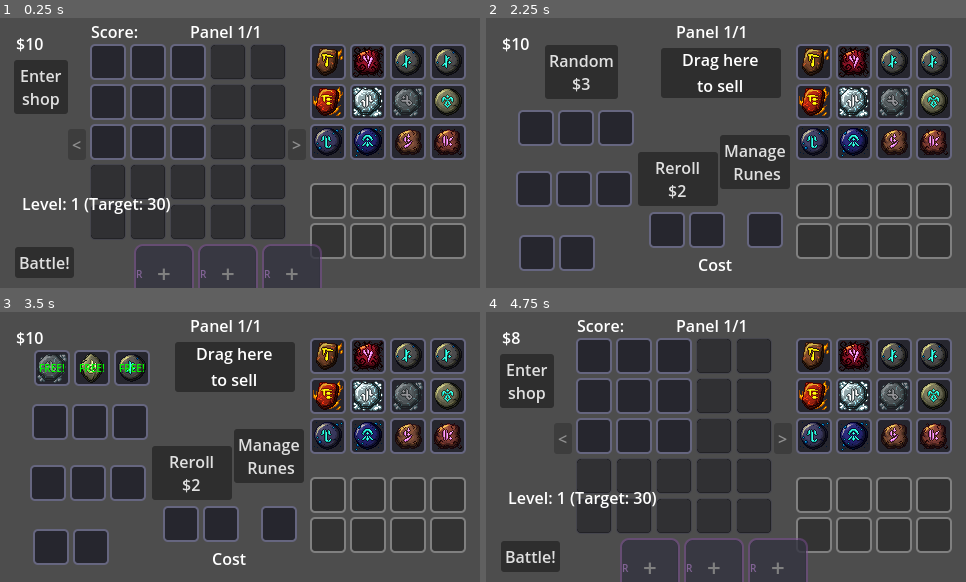
Above: before the commit, frames 1-4 (two rows, left to right).
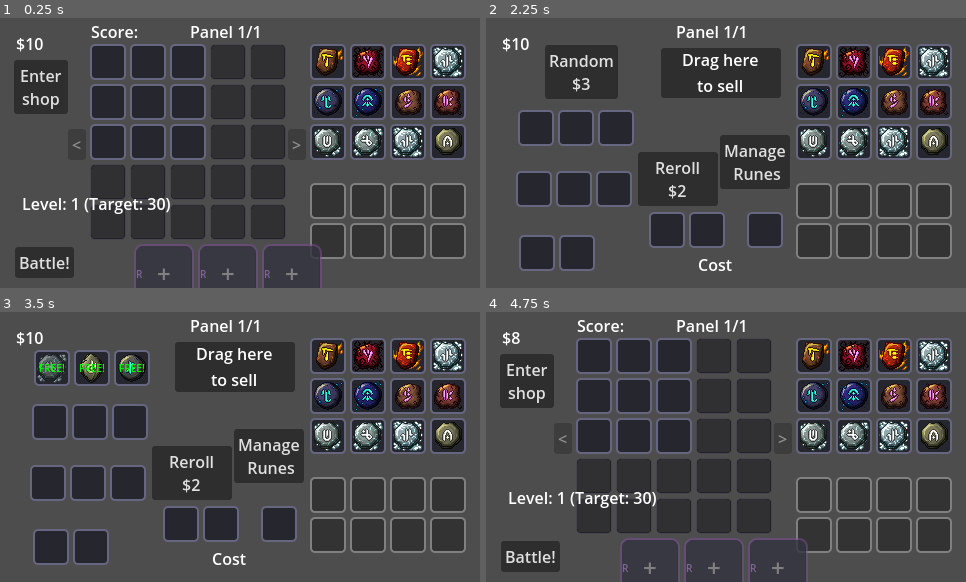
Above: after the commit, the same moments.

Repository: RenatoAAB/Runes
Game: Godot game, scene res://scenes/main.tscn
The game is run twice, just before and just after one commit, with the same random seed, the same clock (stepped at 60 frames per second) and the same inputs.
Inputs:
- Up to frame 1 (0.25 s): no input
- Up to frame 2 (2.25 s): click "Enter shop" at 0.5 s; click "Manage Runes" at 1.25 s; click "Enter shop" at 2 s
- Up to frame 3 (3.5 s): click "Random $3" at 2.75 s
- Up to frame 4 (4.75 s): click "Reroll $2" at 3.5 s; click "Manage Runes" at 4.25 s

The runs differ from the first frame. In frame 1, 4.7% of the frame differs, in the area x 65-97%, y 10-52%; in frame 2, 4.7%; in frame 3, 4.7%; in frame 4, 4.7%.

Commit message:
djinn, tempo e golem

Diff:
--- /dev/null
+++ b/resources/effects/conditions/condition_last_was_air.tres
@@ -0,0 +1,7 @@
+[gd_resource type="Resource" script_class="ConditionLastActivatedElement" load_steps=2 format=3]
+
+[ext_resource type="Script" path="res://scripts/data/effects/conditions/condition_last_activated_element.gd" id="1_cond"]
+
+[resource]
+script = ExtResource("1_cond")
+required_element = 3
--- /dev/null
+++ b/resources/effects/effect_djinn_spawn_air.tres
@@ -0,0 +1,13 @@
+[gd_resource type="Resource" script_class="RuneEffect" load_steps=5 format=3]
+
+[ext_resource type="Script" path="res://scripts/data/rune_effect.gd" id="1_effect"]
+[ext_resource type="Resource" path="res://resources/effects/conditions/condition_last_was_air.tres" id="2_cond"]
+[ext_resource type="Resource" path="res://resources/effects/targets/target_empty_random.tres" id="3_target"]
+[ext_resource type="Resource" path="res://resources/effects/payloads/payload_create_pure_air_plus_activation.tres" id="4_payload"]
+
+[resource]
+script = ExtResource("1_effect")
+trigger = 0
+condition = ExtResource("2_cond")
+target = ExtResource("3_target")
+payload = ExtResource("4_payload")
--- a/resources/effects/effect_empathy_repeat_previous.tres
+++ b/resources/effects/effect_empathy_repeat_previous.tres
@@ -1,13 +1,12 @@
-[gd_resource type="Resource" script_class="RuneEffect" load_steps=4 format=3]
+[gd_resource type="Resource" script_class="RuneEffect" load_steps=5 format=3 uid="uid://bgwp74ujrewqu"]
 
-[ext_resource type="Script" path="res://scripts/data/rune_effect.gd" id="1_effect"]
-[ext_resource type="Resource" path="res://resources/effects/conditions/condition_always.tres" id="2_cond"]
-[ext_resource type="Resource" path="res://resources/effects/targets/target_sequence_previous.tres" id="3_target"]
+[ext_resource type="Script" uid="uid://dpxjxr3dyc4i0" path="res://scripts/data/rune_effect.gd" id="1_effect"]
+[ext_resource type="Resource" uid="uid://g3tyvvr22v14" path="res://resources/effects/conditions/condition_always.tres" id="2_cond"]
+[ext_resource type="Resource" uid="uid://bgcou78o80wx6" path="res://resources/effects/targets/target_sequence_previous.tres" id="3_target"]
 [ext_resource type="Resource" path="res://resources/effects/payloads/payload_copy_previous_rune_effects.tres" id="4_payload"]
 
 [resource]
 script = ExtResource("1_effect")
-trigger = 0
 condition = ExtResource("2_cond")
 target = ExtResource("3_target")
 payload = ExtResource("4_payload")
--- /dev/null
+++ b/resources/effects/effect_golem_create_earth.tres
@@ -0,0 +1,13 @@
+[gd_resource type="Resource" script_class="RuneEffect" load_steps=5 format=3]
+
+[ext_resource type="Script" path="res://scripts/data/rune_effect.gd" id="1_effect"]
+[ext_resource type="Resource" path="res://resources/effects/conditions/condition_is_corner.tres" id="2_cond"]
+[ext_resource type="Resource" path="res://resources/effects/targets/target_empty_random.tres" id="3_target"]
+[ext_resource type="Resource" path="res://resources/effects/payloads/payload_create_pure_earth_if_empty.tres" id="4_payload"]
+
+[resource]
+script = ExtResource("1_effect")
+trigger = 0
+condition = ExtResource("2_cond")
+target = ExtResource("3_target")
+payload = ExtResource("4_payload")
--- a/resources/effects/effect_nymph_spawn_water.tres
+++ b/resources/effects/effect_nymph_spawn_water.tres
@@ -1,13 +1,12 @@
-[gd_resource type="Resource" script_class="RuneEffect" load_steps=4 format=3]
+[gd_resource type="Resource" script_class="RuneEffect" load_steps=5 format=3 uid="uid://cq1pqx2udslod"]
 
-[ext_resource type="Script" path="res://scripts/data/rune_effect.gd" id="1_effect"]
-[ext_resource type="Resource" path="res://resources/effects/conditions/condition_always.tres" id="2_cond"]
+[ext_resource type="Script" uid="uid://dpxjxr3dyc4i0" path="res://scripts/data/rune_effect.gd" id="1_effect"]
+[ext_resource type="Resource" uid="uid://g3tyvvr22v14" path="res://resources/effects/conditions/condition_always.tres" id="2_cond"]
 [ext_resource type="Resource" path="res://resources/effects/targets/target_below.tres" id="3_target"]
-[ext_resource type="Resource" path="res://resources/effects/payloads/payload_create_pure_water_if_empty.tres" id="4_payload"]
+[ext_resource type="Resource" uid="uid://cp4e6etqfn83s" path="res://resources/effects/payloads/payload_create_pure_water_if_empty.tres" id="4_payload"]
 
 [resource]
 script = ExtResource("1_effect")
-trigger = 0
 condition = ExtResource("2_cond")
 target = ExtResource("3_target")
 payload = ExtResource("4_payload")
--- /dev/null
+++ b/resources/effects/effect_tempo_jump_previous_air.tres
@@ -0,0 +1,13 @@
+[gd_resource type="Resource" script_class="RuneEffect" load_steps=5 format=3]
+
+[ext_resource type="Script" path="res://scripts/data/rune_effect.gd" id="1_effect"]
+[ext_resource type="Resource" path="res://resources/effects/conditions/condition_always.tres" id="2_cond"]
+[ext_resource type="Resource" path="res://resources/effects/targets/target_self.tres" id="3_target"]
+[ext_resource type="Resource" path="res://resources/effects/payloads/payload_move_reader_previous_air.tres" id="4_payload"]
+
+[resource]
+script = ExtResource("1_effect")
+trigger = 0
+condition = ExtResource("2_cond")
+target = ExtResource("3_target")
+payload = ExtResource("4_payload")
--- a/resources/effects/payloads/payload_copy_previous_rune_effects.tres
+++ b/resources/effects/payloads/payload_copy_previous_rune_effects.tres
@@ -1,6 +1,6 @@
-[gd_resource type="Resource" script_class="PayloadCopyPreviousRuneEffects" load_steps=2 format=3]
+[gd_resource type="Resource" script_class="PayloadCopyPreviousRuneEffects" load_steps=2 format=3 uid="uid://c2tjrc488m54b"]
 
-[ext_resource type="Script" path="res://scripts/data/effects/payloads/payload_copy_previous_rune_effects.gd" id="1_payload"]
+[ext_resource type="Script" uid="uid://dierpc614hl3s" path="res://scripts/data/effects/payloads/payload_copy_previous_rune_effects.gd" id="1_payload"]
 
 [resource]
 script = ExtResource("1_payload")
--- /dev/null
+++ b/resources/effects/payloads/payload_create_pure_air_plus_activation.tres
@@ -0,0 +1,8 @@
+[gd_resource type="Resource" script_class="PayloadCreatePureElementIfEmpty" load_steps=2 format=3]
+
+[ext_resource type="Script" path="res://scripts/data/effects/payloads/payload_create_pure_element_if_empty.gd" id="1_script"]
+
+[resource]
+script = ExtResource("1_script")
+element = 3
+activation_bonus = 1
--- /dev/null
+++ b/resources/effects/payloads/payload_create_pure_earth_if_empty.tres
@@ -0,0 +1,8 @@
+[gd_resource type="Resource" script_class="PayloadCreatePureElementIfEmpty" load_steps=2 format=3]
+
+[ext_resource type="Script" path="res://scripts/data/effects/payloads/payload_create_pure_element_if_empty.gd" id="1_script"]
+
+[resource]
+script = ExtResource("1_script")
+element = 2
+activation_bonus = 0
--- a/resources/effects/payloads/payload_create_pure_water_if_empty.tres
+++ b/resources/effects/payloads/payload_create_pure_water_if_empty.tres
@@ -1,6 +1,6 @@
-[gd_resource type="Resource" script_class="PayloadCreatePureWaterIfEmpty" load_steps=2 format=3]
+[gd_resource type="Resource" script_class="PayloadCreatePureWaterIfEmpty" load_steps=2 format=3 uid="uid://cp4e6etqfn83s"]
 
-[ext_resource type="Script" path="res://scripts/data/effects/payloads/payload_create_pure_water_if_empty.gd" id="1_payload"]
+[ext_resource type="Script" uid="uid://ckp6r3oh82nav" path="res://scripts/data/effects/payloads/payload_create_pure_water_if_empty.gd" id="1_payload"]
 
 [resource]
 script = ExtResource("1_payload")
--- /dev/null
+++ b/resources/effects/payloads/payload_move_reader_previous_air.tres
@@ -0,0 +1,11 @@
+[gd_resource type="Resource" script_class="PayloadMoveReaderDynamic" load_steps=2 format=3]
+
+[ext_resource type="Script" path="res://scripts/data/effects/payloads/payload_move_reader_dynamic.gd" id="1_script"]
+
+[resource]
+script = ExtResource("1_script")
+mode = 3
+previous_element_target = 3
+steps = 1
+adjacent_include_diagonals = false
+adjacent_filter_elements = Array[int]([])
--- /dev/null
+++ b/resources/effects/targets/target_empty_random.tres
@@ -0,0 +1,7 @@
+[gd_resource type="Resource" script_class="TargetEmptyInPanel" load_steps=2 format=3]
+
+[ext_resource type="Script" path="res://scripts/data/effects/targets/target_empty_in_panel.gd" id="1_empty"]
+
+[resource]
+script = ExtResource("1_empty")
+selection_mode = 2
--- a/resources/effects/targets/target_sequence_previous.tres
+++ b/resources/effects/targets/target_sequence_previous.tres
@@ -1,8 +1,7 @@
-[gd_resource type="Resource" script_class="TargetSequence" load_steps=2 format=3]
+[gd_resource type="Resource" script_class="TargetSequence" load_steps=2 format=3 uid="uid://bgcou78o80wx6"]
 
-[ext_resource type="Script" path="res://scripts/data/effects/targets/target_sequence.gd" id="1_seq"]
+[ext_resource type="Script" uid="uid://bvced2a3hxdkj" path="res://scripts/data/effects/targets/target_sequence.gd" id="1_seq"]
 
 [resource]
 script = ExtResource("1_seq")
 direction = 0
-include_self = false
--- a/resources/runes/uncommon/rune_djinn.tres
+++ b/resources/runes/uncommon/rune_djinn.tres
@@ -1,14 +1,15 @@
-[gd_resource type="Resource" script_class="RuneData" load_steps=4 format=3 uid="uid://c4ubr7pti7rf5"]
+[gd_resource type="Resource" script_class="RuneData" load_steps=5 format=3]
 
-[ext_resource type="Script" uid="uid://s48ipf5uo7mv" path="res://scripts/data/rune_data.gd" id="1_data"]
-[ext_resource type="Script" uid="uid://dpxjxr3dyc4i0" path="res://scripts/data/rune_effect.gd" id="1_g84tr"]
-[ext_resource type="Resource" path="res://resources/effects/effect_score_30_if_4_distinct.tres" id="2_effect"]
+[ext_resource type="Script" path="res://scripts/data/rune_data.gd" id="1_data"]
+[ext_resource type="Resource" path="res://resources/effects/effect_djinn_spawn_air.tres" id="2_effect"]
+[ext_resource type="Texture2D" path="res://sprites/icons/runes/Icon42.png" id="3_icon"]
 
 [resource]
 script = ExtResource("1_data")
 id = "djinn"
 rune_name = "Djinn"
-description = "+30 pontos se 4+ elementos distintos adjacentes."
+description = "Se a última runa ativada for de Ar, cria uma runa de Ar pura em um espaço vazio com +1 ativação permanente."
 rarity = 1
 elements = Array[int]([4, 3])
-effects = Array[ExtResource("1_g84tr")]([ExtResource("2_effect")])
+textures = [ExtResource("3_icon")]
+effects = [ExtResource("2_effect")]
--- a/resources/runes/uncommon/rune_empathy.tres
+++ b/resources/runes/uncommon/rune_empathy.tres
@@ -1,8 +1,9 @@
 [gd_resource type="Resource" script_class="RuneData" load_steps=5 format=3 uid="uid://b165vm8geww4y"]
 
 [ext_resource type="Script" uid="uid://s48ipf5uo7mv" path="res://scripts/data/rune_data.gd" id="1_data"]
-[ext_resource type="Resource" path="res://resources/effects/effect_empathy_repeat_previous.tres" id="2_effect"]
-[ext_resource type="Texture2D" path="res://sprites/icons/runes/Icon32.png" id="3_icon"]
+[ext_resource type="Script" uid="uid://dpxjxr3dyc4i0" path="res://scripts/data/rune_effect.gd" id="1_dyjft"]
+[ext_resource type="Resource" uid="uid://bgwp74ujrewqu" path="res://resources/effects/effect_empathy_repeat_previous.tres" id="2_effect"]
+[ext_resource type="Texture2D" uid="uid://cenk6cpr1e0xq" path="res://sprites/icons/runes/Icon32.png" id="3_icon"]
 
 [resource]
 script = ExtResource("1_data")
@@ -11,5 +12,5 @@
 description = "Copia os efeitos da runa anterior na sequência (usa a própria ativação)."
 rarity = 1
 elements = Array[int]([4, 1])
-textures = [ExtResource("3_icon")]
-effects = [ExtResource("2_effect")]
+textures = Array[Texture2D]([ExtResource("3_icon")])
+effects = Array[ExtResource("1_dyjft")]([ExtResource("2_effect")])
--- a/resources/runes/uncommon/rune_golem.tres
+++ b/resources/runes/uncommon/rune_golem.tres
@@ -1,14 +1,15 @@
-[gd_resource type="Resource" script_class="RuneData" load_steps=4 format=3 uid="uid://dis2x0g1cs6x3"]
+[gd_resource type="Resource" script_class="RuneData" load_steps=5 format=3]
 
-[ext_resource type="Script" uid="uid://dpxjxr3dyc4i0" path="res://scripts/data/rune_effect.gd" id="1_7qudl"]
-[ext_resource type="Script" uid="uid://s48ipf5uo7mv" path="res://scripts/data/rune_data.gd" id="1_data"]
-[ext_resource type="Resource" path="res://resources/effects/effect_score_30.tres" id="2_effect"]
+[ext_resource type="Script" path="res://scripts/data/rune_data.gd" id="1_data"]
+[ext_resource type="Resource" path="res://resources/effects/effect_golem_create_earth.tres" id="2_effect"]
+[ext_resource type="Texture2D" path="res://sprites/icons/runes/Icon40.png" id="3_icon"]
 
 [resource]
 script = ExtResource("1_data")
 id = "golem"
 rune_name = "Golem"
-description = "+30 pontos. (Cria runa Earth em slot vazio de canto - WIP)"
+description = "Se estiver em um canto, cria uma runa de Terra pura em um espaço vazio."
 rarity = 1
 elements = Array[int]([4, 2])
-effects = Array[ExtResource("1_7qudl")]([ExtResource("2_effect")])
+textures = [ExtResource("3_icon")]
+effects = [ExtResource("2_effect")]
--- a/resources/runes/uncommon/rune_nymph.tres
+++ b/resources/runes/uncommon/rune_nymph.tres
@@ -1,8 +1,9 @@
 [gd_resource type="Resource" script_class="RuneData" load_steps=5 format=3 uid="uid://dsagb67rf2ptx"]
 
+[ext_resource type="Script" uid="uid://dpxjxr3dyc4i0" path="res://scripts/data/rune_effect.gd" id="1_08vc2"]
 [ext_resource type="Script" uid="uid://s48ipf5uo7mv" path="res://scripts/data/rune_data.gd" id="1_data"]
-[ext_resource type="Resource" path="res://resources/effects/effect_nymph_spawn_water.tres" id="2_effect"]
-[ext_resource type="Texture2D" path="res://sprites/icons/runes/Icon33.png" id="3_icon"]
+[ext_resource type="Resource" uid="uid://cq1pqx2udslod" path="res://resources/effects/effect_nymph_spawn_water.tres" id="2_effect"]
+[ext_resource type="Texture2D" uid="uid://d30j3ldaa44yo" path="res://sprites/icons/runes/Icon33.png" id="3_icon"]
 
 [resource]
 script = ExtResource("1_data")
@@ -11,5 +12,5 @@
 description = "Se o slot abaixo estiver vazio, cria uma runa de Água pura nele."
 rarity = 1
 elements = Array[int]([4, 1])
-textures = [ExtResource("3_icon")]
-effects = [ExtResource("2_effect")]
+textures = Array[Texture2D]([ExtResource("3_icon")])
+effects = Array[ExtResource("1_08vc2")]([ExtResource("2_effect")])
--- a/resources/runes/uncommon/rune_time.tres
+++ b/resources/runes/uncommon/rune_time.tres
@@ -1,14 +1,15 @@
-[gd_resource type="Resource" script_class="RuneData" load_steps=4 format=3 uid="uid://drfb4f02n7xg7"]
+[gd_resource type="Resource" script_class="RuneData" load_steps=5 format=3 uid="uid://drfb4f02n7xg7"]
 
-[ext_resource type="Script" uid="uid://s48ipf5uo7mv" path="res://scripts/data/rune_data.gd" id="1_data"]
-[ext_resource type="Script" uid="uid://dpxjxr3dyc4i0" path="res://scripts/data/rune_effect.gd" id="1_wsjam"]
-[ext_resource type="Resource" path="res://resources/effects/effect_reader_back_2.tres" id="2_effect"]
+[ext_resource type="Script" path="res://scripts/data/rune_data.gd" id="1_data"]
+[ext_resource type="Resource" path="res://resources/effects/effect_tempo_jump_previous_air.tres" id="2_effect"]
+[ext_resource type="Texture2D" path="res://sprites/icons/runes/Icon41.png" id="3_icon"]
 
 [resource]
 script = ExtResource("1_data")
 id = "time"
 rune_name = "Tempo"
-description = "O Reader volta 2 slots. (Volta para última posição visitada - WIP)"
+description = "O Leitor retorna para a runa de Ar anterior."
 rarity = 1
 elements = Array[int]([4, 3])
-effects = Array[ExtResource("1_wsjam")]([ExtResource("2_effect")])
+textures = [ExtResource("3_icon")]
+effects = [ExtResource("2_effect")]
--- a/scenes/main.tscn
+++ b/scenes/main.tscn
@@ -11,16 +11,16 @@
 [ext_resource type="Script" uid="uid://c212fo845qvri" path="res://scripts/ui/tooltip_manager.gd" id="7_trceg"]
 [ext_resource type="Resource" uid="uid://xtdyw6q0mvfr" path="res://resources/runes/uncommon/rune_meteor.tres" id="10_pm3ni"]
 [ext_resource type="Resource" uid="uid://ddrpf7ipqa6ho" path="res://resources/runes/common/rune_darkness.tres" id="11_0ld40"]
-[ext_resource type="Resource" uid="uid://los6hsochy4j" path="res://resources/runes/common/rune_vacuum.tres" id="11_gqmmt"]
 [ext_resource type="Script" uid="uid://2lm3cymbdyl3" path="res://scripts/ui/shop_ui.gd" id="11_shop"]
-[ext_resource type="Resource" uid="uid://d3ui0cqhaq8lf" path="res://resources/runes/rare/rune_gravity.tres" id="12_dp3eg"]
-[ext_resource type="Resource" uid="uid://cn6hk3tc2dfs7" path="res://resources/runes/common/rune_light.tres" id="12_gqmmt"]
 [ext_resource type="Script" uid="uid://1napf1qi4oou" path="res://scripts/ui/sell_area.gd" id="12_sell"]
-[ext_resource type="Resource" uid="uid://doyhkjvdfum17" path="res://resources/runes/common/rune_dream.tres" id="13_yc10j"]
+[ext_resource type="Resource" uid="uid://dis2x0g1cs6x3" path="res://resources/runes/uncommon/rune_golem.tres" id="14_pm3ni"]
 [ext_resource type="Resource" uid="uid://ckse0lfiw6q1d" path="res://resources/runes/uncommon/rune_phoenix.tres" id="14_yc10j"]
 [ext_resource type="Resource" uid="uid://dixlohqkt4vcl" path="res://resources/runes/uncommon/rune_sacred.tres" id="15_jscy8"]
+[ext_resource type="Resource" uid="uid://drfb4f02n7xg7" path="res://resources/runes/uncommon/rune_time.tres" id="15_y6deb"]
+[ext_resource type="Resource" uid="uid://c4ubr7pti7rf5" path="res://resources/runes/uncommon/rune_djinn.tres" id="16_2wyq8"]
 [ext_resource type="Resource" uid="uid://b68ko7mf7bcei" path="res://resources/runes/uncommon/rune_obsidian.tres" id="16_og1vs"]
 [ext_resource type="Resource" uid="uid://b165vm8geww4y" path="res://resources/runes/uncommon/rune_empathy.tres" id="16_pm3ni"]
+[ext_resource type="Resource" uid="uid://b6folj8yfdd3e" path="res://resources/runes/common/rune_air.tres" id="17_vxglm"]
 [ext_resource type="Resource" uid="uid://dsagb67rf2ptx" path="res://resources/runes/uncommon/rune_nymph.tres" id="17_y6deb"]
 [ext_resource type="Resource" uid="uid://drwnsdkkhm5um" path="res://resources/runes/drop_rates.tres" id="18_pm3ni"]
 
@@ -51,7 +51,7 @@
 script = ExtResource("1_o6xl0")
 inventory_manager = NodePath("../InventoryManager")
 base_target_score = 30
-initial_runes = Array[ExtResource("5_muem4")]([ExtResource("6_jkv2x"), ExtResource("16_og1vs"), ExtResource("11_gqmmt"), ExtResource("12_dp3eg"), ExtResource("10_pm3ni"), ExtResource("11_0ld40"), ExtResource("12_gqmmt"), ExtResource("13_yc10j"), ExtResource("14_yc10j"), ExtResource("15_jscy8"), ExtResource("16_pm3ni"), ExtResource("17_y6deb")])
+initial_runes = Array[ExtResource("5_muem4")]([ExtResource("6_jkv2x"), ExtResource("16_og1vs"), ExtResource("10_pm3ni"), ExtResource("11_0ld40"), ExtResource("14_yc10j"), ExtResource("15_jscy8"), ExtResource("16_pm3ni"), ExtResource("17_y6deb"), ExtResource("14_pm3ni"), ExtResource("15_y6deb"), ExtResource("16_2wyq8"), ExtResource("17_vxglm")])
 rune_drop_rates = ExtResource("18_pm3ni")
 
 [node name="InventoryManager" type="Node" parent="Managers"]
--- a/scripts/data/effects/effect_target.gd
+++ b/scripts/data/effects/effect_target.gd
@@ -5,6 +5,10 @@
 
 func get_targets(source_rune: RuneInstance, context: BattleContext, source_slot: GridSlot) -> Array[GridSlot]:
 	return []
+
+## Returns targets for preview/highlight. Defaults to real targets.
+func get_preview_targets(source_rune: RuneInstance, context: BattleContext, source_slot: GridSlot) -> Array[GridSlot]:
+	return get_targets(source_rune, context, source_slot)
 
 ## Returns a plain text description of this target.
 func get_description() -> String:
--- /dev/null
+++ b/scripts/data/effects/payloads/payload_create_pure_element_if_empty.gd
@@ -0,0 +1,53 @@
+class_name PayloadCreatePureElementIfEmpty
+extends EffectPayload
+
+const RuneLibrary = preload("res://scripts/data/rune_library.gd")
+const ElementIcons = preload("res://scripts/core/element_icons.gd")
+
+## Creates a pure rune of the configured element in empty target slots.
+## Optionally grants a permanent activation bonus to the created rune.
+@export var element: GameEnums.Element = GameEnums.Element.WATER
+@export var activation_bonus: int = 0
+
+func execute(targets: Array[GridSlot], _source_rune: RuneInstance, context: BattleContext) -> void:
+	if not context:
+		return
+	var candidates = RuneLibrary.get_pure_runes_for_element(element)
+	for slot in targets:
+		if slot.is_void() or not slot.is_empty():
+			continue
+		var rune_data: RuneData = _pick_candidate(candidates)
+		if not rune_data:
+			continue
+		var instance = RuneInstance.new(rune_data)
+		if activation_bonus != 0:
+			instance.permanent_buffs["activation_bonus"] = instance.permanent_buffs.get("activation_bonus", 0) + activation_bonus
+		slot.set_rune(instance)
+		if context.grid:
+			context.grid.slot_changed.emit(slot.grid_position)
+		if context.event_bus:
+			context.event_bus.notify_rune_created(slot, instance)
+		else:
+			context.on_rune_created(slot, instance)
+		print("Created %s rune at %s" % [GameEnums.Element.keys()[element], str(slot.grid_position)])
+
+
+func _pick_candidate(candidates: Array[RuneData]) -> RuneData:
+	if candidates.is_empty():
+		return null
+	return candidates[randi_range(0, candidates.size() - 1)]
+
+
+func get_description() -> String:
+	var icon = ElementIcons.get_bbcode(element)
+	var desc = "If target slot is empty, create a pure %s rune there" % icon
+	if activation_bonus != 0:
+		desc += " with +%d permanent activation" % activation_bonus
+	return desc
+
+
+func get_keywords() -> Array[StringName]:
+	var kw: Array[StringName] = [Keywords.CREATE, Keywords.ELEMENT_TARGET]
+	if activation_bonus != 0:
+		kw.append(Keywords.BUFF)
+	return kw
--- a/scripts/data/effects/targets/target_empty_in_panel.gd
+++ b/scripts/data/effects/targets/target_empty_in_panel.gd
@@ -74,6 +74,19 @@
 	return empty_slots
 
 
+func get_preview_targets(source_rune: RuneInstance, context: BattleContext, source_slot: GridSlot) -> Array[GridSlot]:
+	# For preview, show all candidates for RANDOM instead of a single pick.
+	if selection_mode == SelectionMode.RANDOM:
+		var all_empty: Array[GridSlot] = []
+		for slot in context.grid.grid:
+			if slot.is_void():
+				continue
+			if slot.is_empty():
+				all_empty.append(slot)
+		return all_empty
+	return get_targets(source_rune, context, source_slot)
+
+
 func get_description() -> String:
 	match selection_mode:
 		SelectionMode.ALL:
@@ -81,7 +94,7 @@
 		SelectionMode.FIRST:
 			return "First empty slot"
 		SelectionMode.RANDOM:
-			return "Random empty slot"
+			return "Random slot"
 		SelectionMode.CORNERS:
 			return "Empty corner slot"
 		SelectionMode.EDGES:
--- a/scripts/ui/grid_highlighter.gd
+++ b/scripts/ui/grid_highlighter.gd
@@ -57,6 +57,8 @@
 		# 2. Track Target slots with their effect index (only if condition is met)
 		if effect.target and condition_met:
 			var target_slots = effect.target.get_targets(rune, _preview_context, origin_slot)
+			if effect.target.has_method("get_preview_targets"):
+				target_slots = effect.target.get_preview_targets(rune, _preview_context, origin_slot)
 			for slot in target_slots:
 				var pos = slot.grid_position
 				if not _slot_effect_indices.has(pos):
--- a/scripts/ui/tooltip_manager.gd
+++ b/scripts/ui/tooltip_manager.gd
@@ -236,11 +236,7 @@
 	var result: Array[String] = []
 	for raw_line in text.split("\n"):
 		var line = raw_line.strip_edges(false, false)
-		# Keep elemental icon rows intact so icons stay on the same line
-		if line.find("[img") != -1:
-			result.append(line)
-			continue
-		if line.length() <= max_chars:
+		if _visible_length(line) <= max_chars:
 			result.append(line)
 			continue
 		var words = line.split(" ")
@@ -250,7 +246,7 @@
 				current = word
 				continue
 			var candidate = current + " " + word
-			if candidate.length() > max_chars:
+			if _visible_length(candidate) > max_chars:
 				result.append(current)
 				current = word
 			else:
@@ -262,6 +258,23 @@
 		result.append("")
 	return "\n".join(result)
 
+
+func _visible_length(text: String) -> int:
+	var length = 0
+	var i = 0
+	while i < text.length():
+		if text.find("[img", i) == i:
+			var close_idx = text.find("[/img]", i)
+			length += 2
+			if close_idx == -1:
+				i += 4
+			else:
+				i = close_idx + 6
+			continue
+		length += 1
+		i += 1
+	return length
+
 func _apply_label_settings() -> void:
 	if not label_settings or not label:
 		return
Not shown, added: scripts/data/effects/payloads/payload_create_pure_element_if_empty.gd.uid
